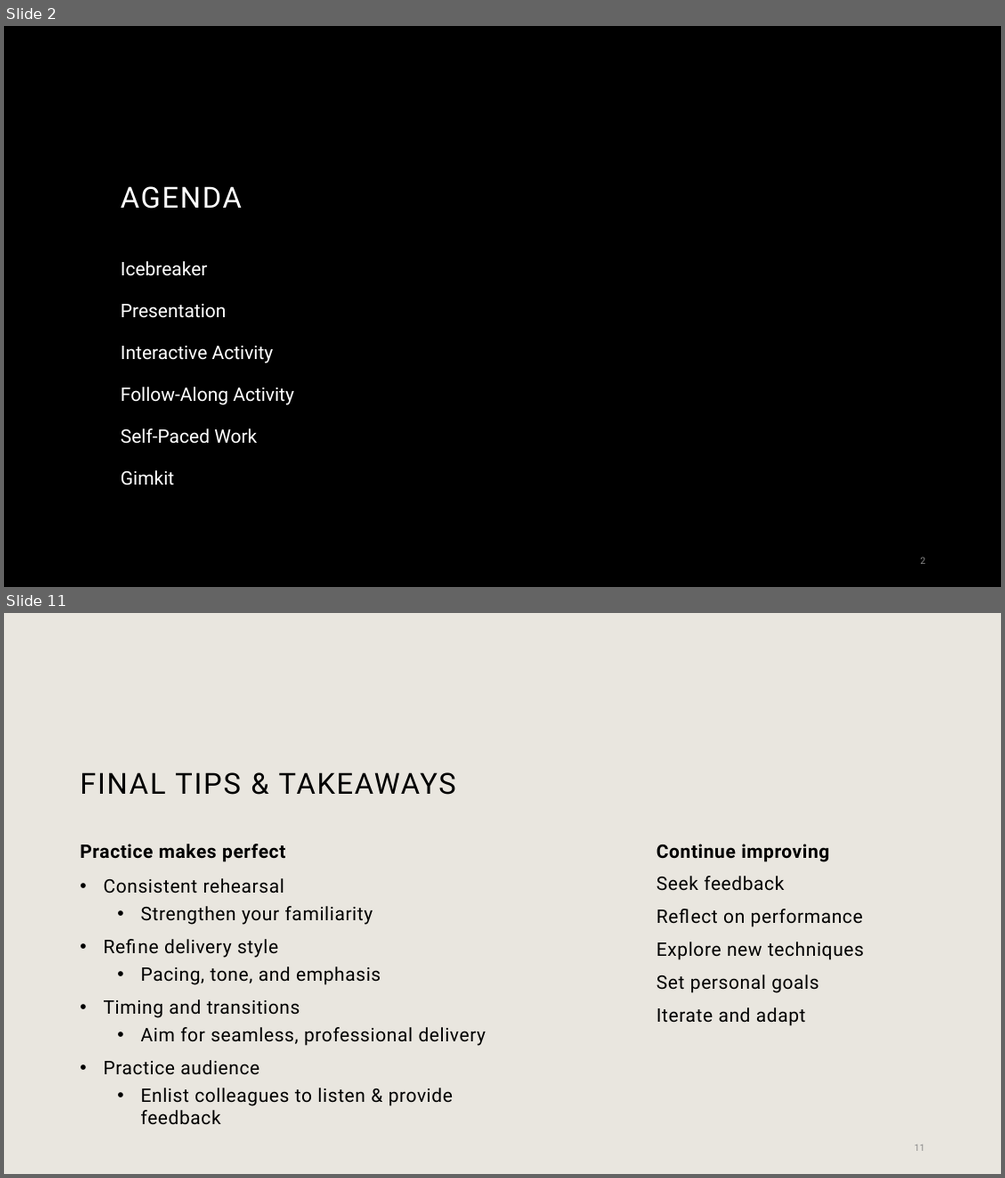
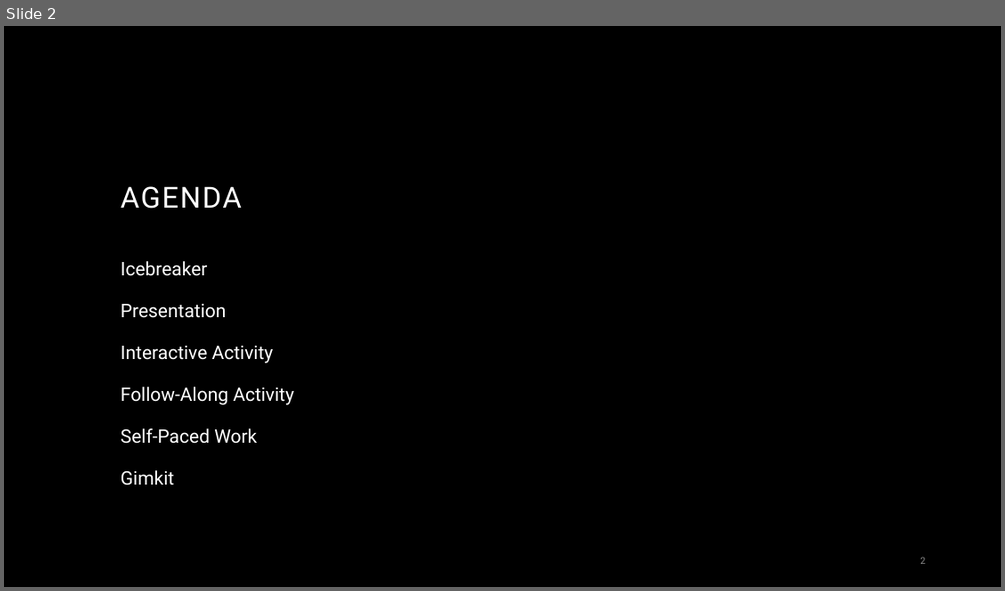
Before and after one commit to hytechcamps/databases, a slide deck: Databases.pptx. Shown one above the other, each under a label of ours: slides 2 and 11 before the commit, slide 2 after it; the slides between them are not shown. The pictures are 1005x1178 and 1005x591 pixels, drawn with LibreOffice and Linux fonts; fonts in the diff are those of the drawing; background and template pictures are left out. Boxes give left, top, right and bottom in pixels: in the first picture for what was removed or moved away, otherwise in the second. Text is boxed around its words. In the diff, an @@ line names an element or a change of style, - is before the commit and + after.

```diff
--- a/Databases.pptx
+++ b/Databases.pptx
@@ slide 11 removed at box(4, 613, 1001, 1174), background #E9E6DF @@
@@ title removed at box(80, 772, 456, 795) @@
-FINAL TIPS & TAKEAWAYS
@@ text removed at box(80, 844, 285, 862) @@
-Practice makes perfect
@@ text removed at box(656, 844, 829, 862) @@
-Continue improving
@@ text removed at box(104, 878, 486, 1125) @@
-• Consistent rehearsal
-  • Strengthen your familiarity
-• Refine delivery style
-  • Pacing, tone, and emphasis
-• Timing and transitions
-  • Aim for seamless, professional delivery
-• Practice audience
-  • Enlist colleagues to listen & provide feedback
@@ text removed at box(656, 876, 863, 993) @@
-Seek feedback
-Reflect on performance
-Explore new techniques
-Set personal goals
-Iterate and adapt
@@ page number removed at box(914, 1144, 925, 1151) @@
-11
```
Also in this commit, not shown: 2 slides changed, 10 slides added, 8 other slides removed, 33 other files.
